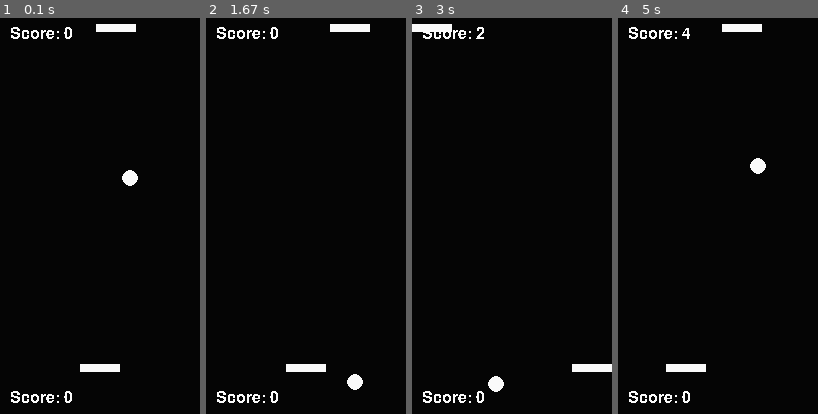
Above: before the commit, frames 1-4 (left to right).
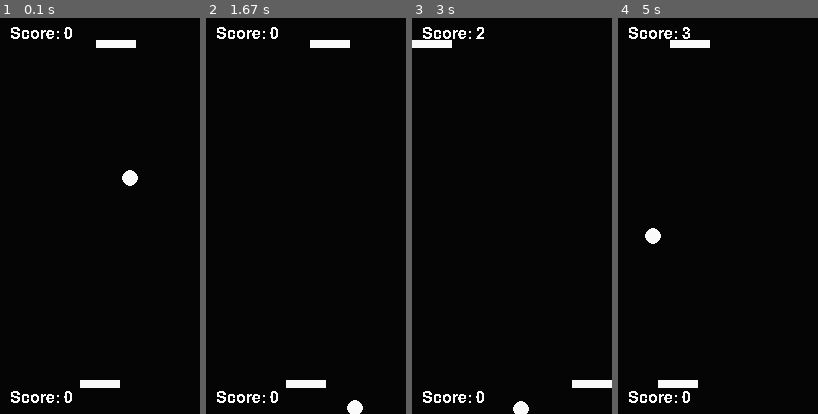
Above: after the commit, the same moments.

Repository: bshee/pong-pygame
Game: pygame game, started from pong.py
Same seed, same stepped clock (60 frames per second), same inputs: the game is played once before the commit and once after it.
Inputs:
- Up to frame 1 (0.1 s): no input
- Up to frame 2 (1.67 s): hold Right 0.33-0.8 s; hold Right 0.83-1.3 s; hold Left from 1.33 s (still down)
- Up to frame 3 (3 s): release Left at 1.87 s; hold Left 1.9-2.3 s; hold Right 2.33-2.97 s
- Up to frame 4 (5 s): hold Left 3-3.47 s; hold Right 3.5-3.97 s; hold Right 4-4.47 s; hold Left from 4.5 s (still down)

The runs differ from the first frame. In frame 1, 1.6% of the frame differs, in the area x 40-68%, y 1-94%; in frame 2, 2.1%; in frame 3, 2.0%; in frame 4, 2.2%, in the area x 13-74%, y 1-94%.

Commit message:
Moved drawing score code into its own routine Fixed error with setting the y coordinate of the Bat

Diff:
--- a/pong.py
+++ b/pong.py
@@ -30,6 +30,8 @@
 BAT_COLOR = (250, 250, 250)
 BAT_SPEED = 4
 
+SCORE_FONT_COLOR = (250, 250, 250)
+
 class Bat(pygame.sprite.Sprite):
     """Bat that can draw itself and know how to move
     Functions: move, draw, reset
@@ -44,7 +46,7 @@
         self.rect = self.image.get_rect()
 
         self.rect.x = x - BAT_WIDTH / 2
-        self.rect.y = y - BAT_WIDTH / 2
+        self.rect.y = y - BAT_HEIGHT / 2
 
         self._start_rect = self.rect
 
@@ -196,6 +198,13 @@
         self.y = int(self.y)
 
 
+def draw_score(screen, font, score, x, y):
+    score_text = font.render('Score: {0}'.format(score), False, SCORE_FONT_COLOR, SCREEN_COLOR)
+    score_pos = score_text.get_rect()
+    score_pos.centerx = screen.get_rect().centerx
+    screen.blit(score_text, (x, y))
+
+
 def main():
     pygame.init()
 
@@ -216,15 +225,8 @@
     aiBat = AIBat(SCREEN_WIDTH // 2, 30)
 
     while True:
-        scoreText = scoreFont.render('Score: {0}'.format(playerScore), False, (250, 250, 250), SCREEN_COLOR)
-        scoreTextPos = scoreText.get_rect()
-        scoreTextPos.centerx = background.get_rect().centerx
-        background.blit(scoreText, (10, SCREEN_HEIGHT - 24))
-
-        scoreText = scoreFont.render('Score: {0}'.format(aiScore), False, (250, 250, 250), SCREEN_COLOR)
-        scoreTextPos = scoreText.get_rect()
-        scoreTextPos.centerx = background.get_rect().centerx
-        background.blit(scoreText, (10, 12))
+        draw_score(background, scoreFont, playerScore, 10, SCREEN_HEIGHT - 24)
+        draw_score(background, scoreFont, aiScore, 10, 12)
 
         screen.blit(background, (0, 0))
 
